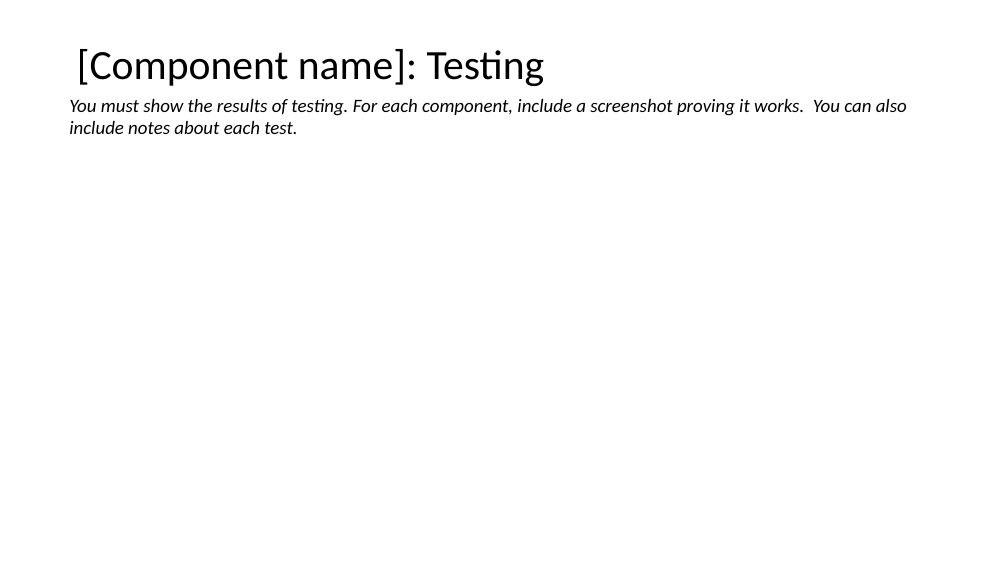
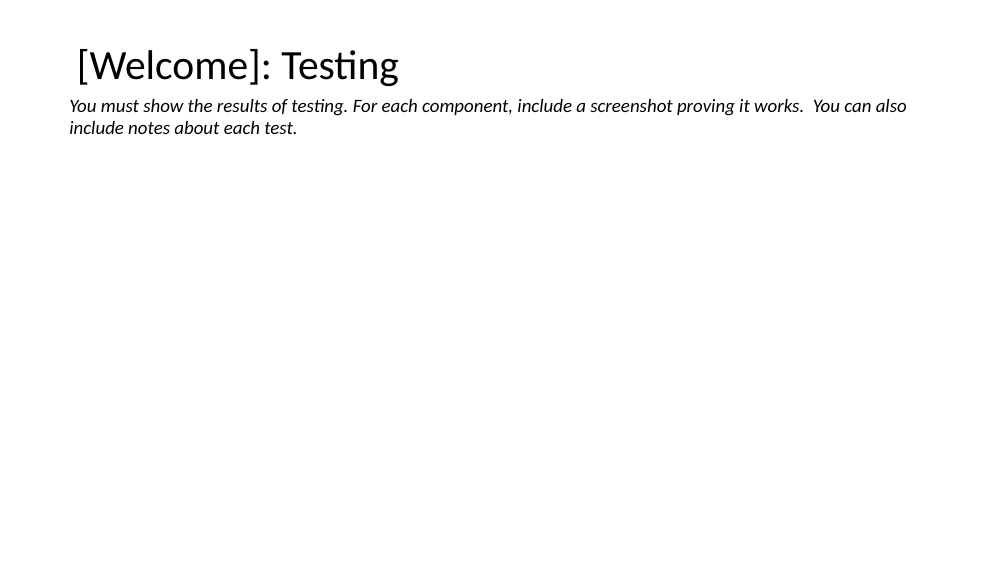
Before and after one commit to peter123321123321/Monster-Cards-Internal, a slide deck: slide 9 of 2.7 and 2.8 Documentation Template.pptx. Drawn at 1008x567 pixels with LibreOffice and Linux fonts; fonts in the diff are those of the drawing. Boxes give left, top, right and bottom in pixels: in the first picture for what was removed or moved away, otherwise in the second. Text is boxed around its words. In the diff, an @@ line names an element or a change of style, - is before the commit and + after.

```diff
--- a/2.7 and 2.8 Documentation Template.pptx
+++ b/2.7 and 2.8 Documentation Template.pptx
@@ title at <box>77,49,399,86</box>: text changed @@
-[Component name]: Testing
+[Welcome]: Testing
```
Also in this commit, not shown: 5 other slides changed, 15 slides added, 5 other files.
